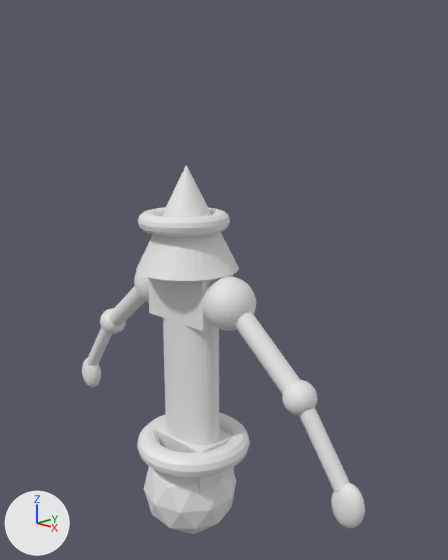
An edit to the Blender file Badass_Upgrade/DESIGN/Enemy1/Mesh/enemy1.blend, drawn before and after from the same camera.
The view is the same before and after, from a 50 mm camera at (8.89, -7.01, 6.13) aimed at (0.46, 1.46, 3.04). Every picture has the same lights, and +X, +Y and +Z are marked at lower left.
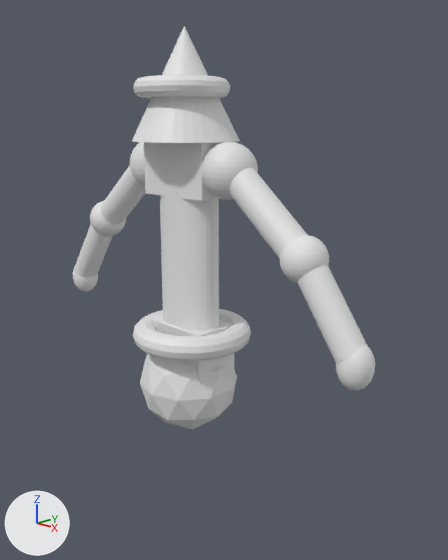
Where the change shows, as pixel boxes (x1, y1, x2, y2) in the pictures (448 x 560 px):
'Cylinder', moved
    before: (163, 291, 219, 445)
    after: (160, 165, 219, 330)
'Cone', moved
    before: (136, 165, 239, 281)
    after: (132, 26, 240, 143)
'Icosphere', moved
    before: (144, 466, 236, 534)
    after: (140, 354, 237, 429)
'Torus', moved
    before: (137, 413, 250, 478)
    after: (133, 309, 251, 361)
'Cube', moved
    before: (148, 274, 233, 331)
    after: (144, 142, 223, 201)
'Cylinder.002', moved, rescaled
    before: (235, 312, 300, 394)
    after: (229, 168, 307, 259)
'Cylinder.004', moved, rescaled (37% wider, 16% taller)
    before: (299, 407, 350, 491)
    after: (297, 265, 367, 363)
'Sphere.001', moved
    before: (202, 277, 256, 331)
    after: (201, 142, 258, 200)
'Torus.001', moved
    before: (138, 207, 230, 236)
    after: (133, 75, 230, 99)
'Sphere.002', moved, rescaled (39% wider, 36% taller)
    before: (282, 380, 317, 415)
    after: (280, 235, 329, 283)
'Cube.002', moved
    before: (152, 419, 234, 498)
    after: (145, 313, 235, 386)
'Sphere.005', moved, rescaled (14% wider)
    before: (331, 483, 365, 528)
    after: (336, 345, 375, 391)
'Cylinder.001', moved, rescaled (27% wider, 44% taller)
    before: (109, 286, 145, 326)
    after: (100, 166, 146, 224)
'Cylinder.003', moved, rescaled (50% wider, 41% taller)
    before: (87, 328, 112, 366)
    after: (75, 224, 113, 278)
'Sphere.003', moved, rescaled (37% wider, 38% taller)
    before: (100, 309, 126, 334)
    after: (90, 201, 126, 236)
'Sphere', moved
    before: (134, 271, 149, 303)
    after: (130, 142, 145, 186)
'Sphere.004', moved, rescaled
    before: (82, 357, 101, 387)
    after: (73, 267, 98, 292)

Diff of the bpy script that builds the scene:
```diff
--- a/Badass_Upgrade/DESIGN/Enemy1/Mesh/enemy1.blend.py
+++ b/Badass_Upgrade/DESIGN/Enemy1/Mesh/enemy1.blend.py
@@ ob_torus_001 @@
 ob_torus_001 = bpy.data.objects.new('Torus.001', me_torus_001)
-ob_torus_001.location = (0.02, 0.83, 4.25)
+ob_torus_001.location = (0.02, 0.83, 6.68)
 ob_torus_001.scale = (0.703, 0.703, 0.703)
@@ ob_cone @@
 ob_cone = bpy.data.objects.new('Cone', me_cone)
-ob_cone.location = (0.04, 0.88, 4.31)
+ob_cone.location = (0.04, 0.88, 6.74)
@@ ob_icosphere @@
 ob_icosphere = bpy.data.objects.new('Icosphere', me_icosphere)
-ob_icosphere.location = (0.02, 0.88, -1.48)
+ob_icosphere.location = (0.02, 0.88, 0.95)
@@ ob_torus @@
 ob_torus = bpy.data.objects.new('Torus', me_torus)
-ob_torus.location = (0.09, 0.93, -0.44)
+ob_torus.location = (0.09, 0.93, 1.99)
 ob_torus.scale = (0.943, 0.943, 0.943)
@@ ob_cube @@
 ob_cube = bpy.data.objects.new('Cube', me_cube)
-ob_cube.location = (0.06, 0.91, 2.8)
+ob_cube.location = (0.06, 0.91, 5.23)
 ob_cube.scale = (0.8, 0.4, 0.5)
@@ ob_sphere @@
 ob_sphere = bpy.data.objects.new('Sphere', me_sphere)
-ob_sphere.location = (-0.96, 0.94, 2.85)
+ob_sphere.location = (-0.96, 0.94, 5.28)
 ob_sphere.scale = (0.5, 0.5, 0.5)
@@ ob_cylinder_001 @@
 ob_cylinder_001 = bpy.data.objects.new('Cylinder.001', me_cylinder_001)
-ob_cylinder_001.location = (-1.94, 0.98, 2.19)
+ob_cylinder_001.location = (-1.94, 0.98, 4.62)
 ob_cylinder_001.rotation_euler = (0.0, 0.873, 0.0)  # degrees (0, 50, 0)
-ob_cylinder_001.scale = (0.2, 0.2, 0.8)
+ob_cylinder_001.scale = (0.3, 0.3, 0.9)
@@ ob_cylinder @@
 ob_cylinder = bpy.data.objects.new('Cylinder', me_cylinder)
-ob_cylinder.location = (0.06, 0.92, 1.16)
+ob_cylinder.location = (0.06, 0.92, 3.59)
 ob_cylinder.scale = (0.686, 0.429, 1.72)
@@ ob_cylinder_002 @@
 ob_cylinder_002 = bpy.data.objects.new('Cylinder.002', me_cylinder_002)
-ob_cylinder_002.location = (2.1, 0.89, 2.12)
+ob_cylinder_002.location = (2.1, 0.89, 4.55)
 ob_cylinder_002.rotation_euler = (0.0, -0.873, 0.0)  # degrees (0, -50, 0)
-ob_cylinder_002.scale = (0.2, 0.2, 0.8)
+ob_cylinder_002.scale = (0.3, 0.3, 0.9)
@@ ob_sphere_001 @@
 ob_sphere_001 = bpy.data.objects.new('Sphere.001', me_sphere_001)
-ob_sphere_001.location = (1.16, 0.9, 2.82)
+ob_sphere_001.location = (1.16, 0.9, 5.25)
 ob_sphere_001.scale = (0.5, 0.5, 0.5)
@@ ob_sphere_002 @@
 ob_sphere_002 = bpy.data.objects.new('Sphere.002', me_sphere_003)
-ob_sphere_002.location = (2.87, 0.89, 1.5)
-ob_sphere_002.scale = (0.3, 0.3, 0.3)
+ob_sphere_002.location = (2.87, 0.89, 3.93)
+ob_sphere_002.scale = (0.4, 0.4, 0.4)
@@ ob_sphere_003 @@
 ob_sphere_003 = bpy.data.objects.new('Sphere.003', me_sphere_004)
-ob_sphere_003.location = (-2.73, 0.99, 1.54)
-ob_sphere_003.scale = (0.3, 0.3, 0.3)
+ob_sphere_003.location = (-2.73, 0.99, 3.97)
+ob_sphere_003.scale = (0.4, 0.4, 0.4)
@@ ob_cylinder_003 @@
 ob_cylinder_003 = bpy.data.objects.new('Cylinder.003', me_cylinder_003)
-ob_cylinder_003.location = (-3.29, 0.98, 0.83)
+ob_cylinder_003.location = (-3.29, 0.98, 3.26)
 ob_cylinder_003.rotation_euler = (0.0, 0.611, 0.0)  # degrees (0, 35, 0)
-ob_cylinder_003.scale = (0.15, 0.15, 0.7)
+ob_cylinder_003.scale = (0.28, 0.28, 0.8)
@@ ob_cylinder_004 @@
 ob_cylinder_004 = bpy.data.objects.new('Cylinder.004', me_cylinder_004)
-ob_cylinder_004.location = (3.41, 0.88, 0.77)
+ob_cylinder_004.location = (3.41, 0.88, 3.2)
 ob_cylinder_004.rotation_euler = (0.0, -0.611, 0.0)  # degrees (0, -35, 0)
-ob_cylinder_004.scale = (0.15, 0.15, 0.7)
+ob_cylinder_004.scale = (0.28, 0.28, 0.8)
@@ ob_sphere_004 @@
 ob_sphere_004 = bpy.data.objects.new('Sphere.004', me_sphere_002)
-ob_sphere_004.location = (-3.76, 0.98, -0.04)
-ob_sphere_004.scale = (0.3, 0.2, 0.4)
+ob_sphere_004.location = (-3.79, 0.99, 2.46)
+ob_sphere_004.scale = (0.3, 0.3, 0.4)
@@ ob_sphere_005 @@
 ob_sphere_005 = bpy.data.objects.new('Sphere.005', me_sphere_005)
-ob_sphere_005.location = (3.96, 0.86, -0.07)
-ob_sphere_005.scale = (0.3, 0.2, 0.4)
+ob_sphere_005.location = (3.94, 0.88, 2.4)
+ob_sphere_005.scale = (0.3, 0.3, 0.4)
@@ ob_cube_002 @@
 ob_cube_002 = bpy.data.objects.new('Cube.002', me_cube_002)
-ob_cube_002.location = (0.02, 0.91, -0.71)
+ob_cube_002.location = (0.02, 0.91, 1.72)
 ob_cube_002.scale = (0.8, 0.48, 0.5)
```
